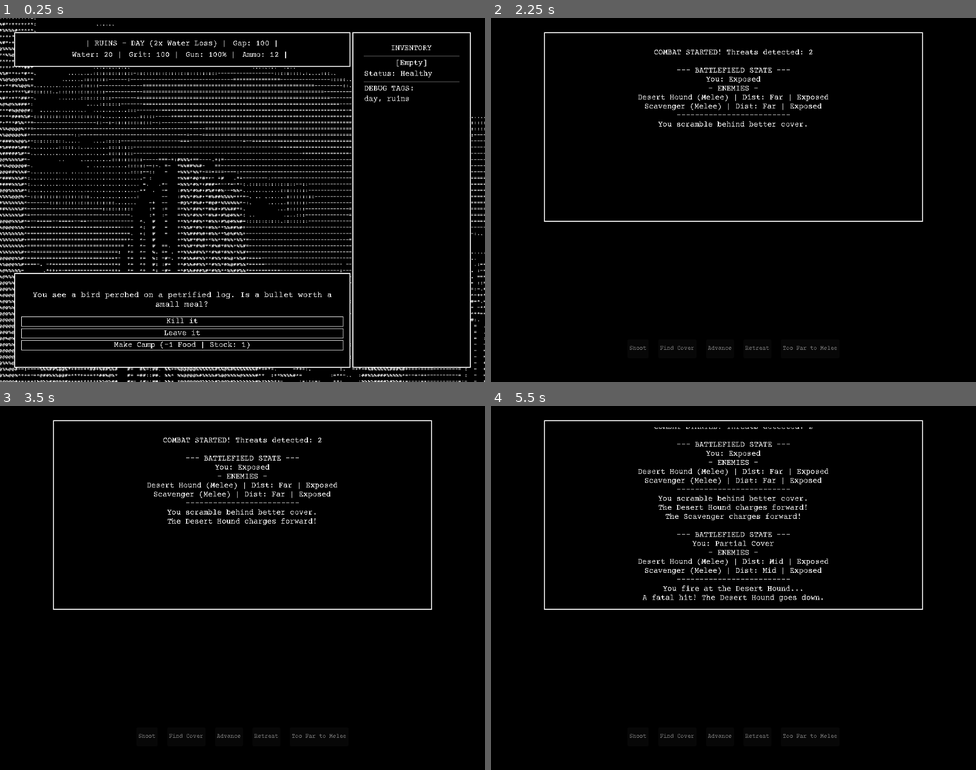
Above: before the commit, frames 1-4 (two rows, left to right).
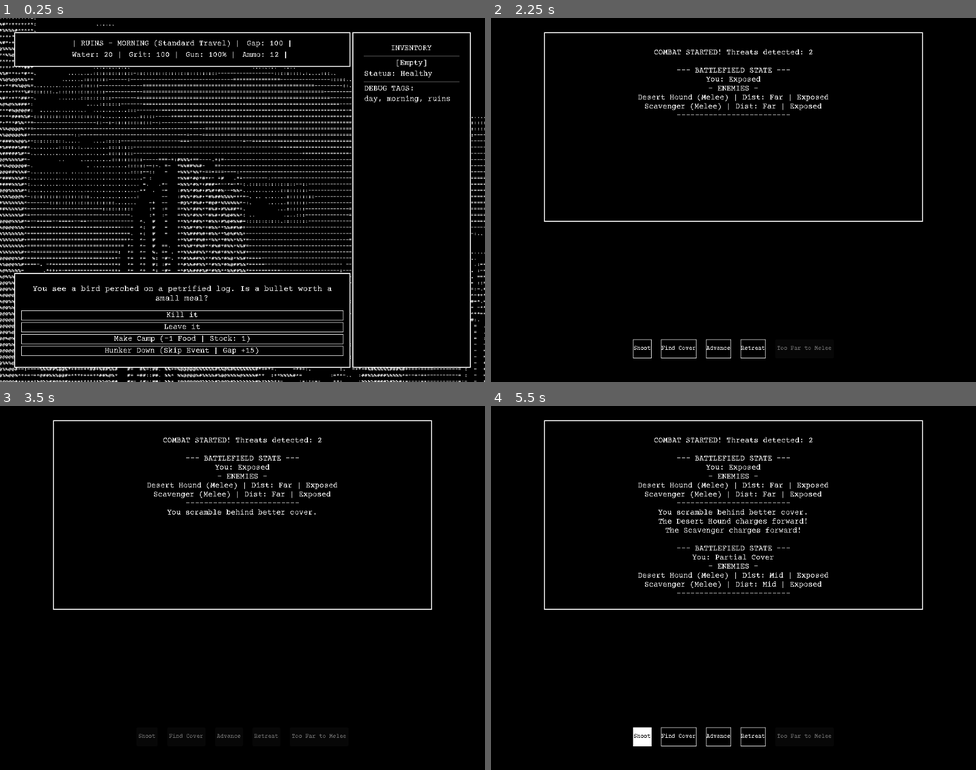
Above: after the commit, the same moments.

Repository: JoelSpicer/Across-The-Desert
Game: Godot game, scene res://Scene/MainGame.tscn
Same seed, same stepped clock (60 frames per second), same inputs: the game is played once before the commit and once after it.
Inputs (mouse positions are in pixels of both pictures, inside the frame that each line leads up to):
- Up to frame 1 (0.25 s): no input
- Up to frame 2 (2.25 s): click "Kill it" at 0.5 s; click "Draw your weapon." at 1.25 s; click "Hand over your supplies." at 2 s
- Up to frame 3 (3.5 s): click (184, 744) at 2.75 s, where only the run after the commit has a clickable "Hunker Down (Skip Event | Gap…"
- Up to frame 4 (5.5 s): click (675, 744) at 3.5 s, where only the run after the commit has a clickable "Hunker Down (Skip Event | Gap…"; click "Make Camp (-1 Food | Stock: 2)" at 4.25 s; click (641, 737) at 5 s, where only the run before the commit has a clickable "Shoot"

The runs differ from the first frame. In frame 1, 3.6% of the frame differs, in the area x 4-93%, y 6-93%; in frame 2, 0.6%; in frame 3, 0.2%; in frame 4, 4.9%, in the area x 28-72%, y 5-94%.

Commit message:
day cycle and skip event

Diff:
--- a/Scene/MainGame.tscn
+++ b/Scene/MainGame.tscn
@@ -213,6 +213,20 @@
 theme_override_styles/focus = SubResource("StyleBoxFlat_BtnHover")
 text = "Make Camp"
 
+[node name="RestButton" type="Button" parent="MarginContainer/HBoxContainer/LeftColumn/BottomPanel/VBoxContainer/ActionButtons" unique_id=1868215850]
+unique_name_in_owner = true
+layout_mode = 2
+theme_override_colors/font_color = Color(1, 1, 1, 1)
+theme_override_colors/font_focus_color = Color(0, 0, 0, 1)
+theme_override_colors/font_pressed_color = Color(0, 0, 0, 1)
+theme_override_colors/font_hover_color = Color(0, 0, 0, 1)
+theme_override_font_sizes/font_size = 16
+theme_override_styles/normal = SubResource("StyleBoxFlat_BtnNormal")
+theme_override_styles/pressed = SubResource("StyleBoxFlat_BtnHover")
+theme_override_styles/hover = SubResource("StyleBoxFlat_BtnHover")
+theme_override_styles/focus = SubResource("StyleBoxFlat_BtnHover")
+text = "Make Camp"
+
 [node name="InventoryPanel" type="PanelContainer" parent="MarginContainer/HBoxContainer" unique_id=1367925486]
 custom_minimum_size = Vector2(250, 0)
 layout_mode = 2
--- a/Scripts/EventManager.gd
+++ b/Scripts/EventManager.gd
@@ -186,13 +186,22 @@
 		combat_enemy = current_event.choice_2_triggers_combat # NEW
 		settlement_name = current_event.choice_2_opens_settlement
 
-	# 2. Apply Day/Night Modifiers
-	if GameState.is_day:
-		if water_cost < 0: water_cost *= 2
-	else:
-		if water_cost < 0: water_cost = 0
-		if grit_cost < 0: grit_cost *= 2
-		gap_penalty -= 5
+	# 2. Apply Time-of-Day Event Modifiers
+	match GameState.time_index:
+		1: # HIGH NOON
+			# Strenuous actions in the midday sun cost double the water
+			if water_cost < 0:
+				water_cost *= 2
+		3: # MIDNIGHT
+			# The dark makes tasks terrifying (double grit) but easier to stay hidden (gap bonus)
+			if water_cost < 0:
+				water_cost = 0
+			if grit_cost < 0:
+				grit_cost *= 2
+			gap_penalty -= 5
+		0, 2: # MORNING & EVENING
+			# Standard event costs apply during the temperate hours
+			pass
 
 	# 3. Apply stats
 	GameState.modify_water(water_cost)
--- a/Scripts/GameState.gd
+++ b/Scripts/GameState.gd
@@ -13,7 +13,9 @@
 var loop_count: int = 0
 var has_horn_of_eld: bool = false
 var current_afflictions: Array[String] = []
-var is_day: bool = true
+
+const TIME_STATES = ["Morning", "High Noon", "Evening", "Midnight"]
+var time_index: int = 0
 
 var death_reason: String = "" # Stores the specific failure message
 var is_dead: bool = false
@@ -122,9 +124,58 @@
 	stats_changed.emit()
 
 func advance_time():
-	# Flip the boolean (if true, becomes false; if false, becomes true)
-	is_day = !is_day
-	stats_changed.emit()
+	# 1. Rotate the clock forward (0 = Morning, 1 = High Noon, 2 = Evening, 3 = Midnight)
+	time_index = (time_index + 1) % 4
+
+	# 2. Establish the baseline cost for traveling between nodes
+	var water_loss = 1
+	var grit_loss = 1
+
+	# 3. Apply Time-of-Day specific multipliers and status hazards
+	match time_index:
+		1: # HIGH NOON
+			# Double the water loss due to extreme heat
+			water_loss *= 2
+
+			# 30% chance to gain heat exhaustion during peak day hours
+			if randi() % 100 < 30 and not current_afflictions.has("exhausted"):
+				current_afflictions.append("exhausted")
+
+		3: # MIDNIGHT
+			# Double the grit loss due to freezing temperatures and paranoia
+			grit_loss *= 2
+
+			# 20% chance to dirty your weapon while stumbling in the dark
+			if randi() % 100 < 20 and not current_afflictions.has("dirty"):
+				current_afflictions.append("dirty")
+
+	# 4. Apply the final calculated losses to the global stats
+	modify_water(water_loss)
+	modify_grit(grit_loss)
+
+	# 5. Trigger the standard affliction loop (if active)
+	process_afflictions()
+
+	# 6. Broadcast the changes to the UI to trigger the visual flash
+	stats_changed.emit()
+
+	# 7. Check if the time/travel hazards just triggered a Game Over state
+	_check_death_states()
+
+func rest_in_place():
+	# 1. Rotate the clock forward
+	time_index = (time_index + 1) % 4
+
+	# 2. Minimal survival cost for sitting in the shade (no travel exhaustion)
+	#modify_water(-2)
+
+	# 3. CRITICAL PENALTY: You stopped moving, but the Man in Black didn't.
+	modify_gap(+15)
+
+	# 4. Trigger afflictions and update UI
+	process_afflictions()
+	stats_changed.emit()
+	_check_death_states()
 
 func modify_food(amount: int):
 	food += amount
@@ -233,11 +284,18 @@
 func get_current_keywords() -> Array[String]:
 	var keywords: Array[String] = []
 
-	# 1. Add environmental tags
-	if is_day:
+	# 1. Add broad environmental tags for legacy events
+	if time_index == 0 or time_index == 1:
 		keywords.append("day")
 	else:
 		keywords.append("night")
+
+	# 1b. Add highly specific time tags for granular event control
+	match time_index:
+		0: keywords.append("morning")
+		1: keywords.append("noon")
+		2: keywords.append("evening")
+		3: keywords.append("midnight")
 
 	# 2. Add the current biome tag!
 	keywords.append(current_biome)
--- a/Scripts/Maingame.gd
+++ b/Scripts/Maingame.gd
@@ -8,6 +8,7 @@
 @onready var btn_choice_1 = %Choice1Button
 @onready var btn_choice_2 = %Choice2Button
 @onready var btn_make_camp = %MakeCampButton
+@onready var btn_rest = %RestButton
 
 @onready var label_time = %TimeLabel
 @onready var label_water = %WaterLabel
@@ -25,6 +26,7 @@
 # System Managers
 @onready var event_manager = $EventManager
 @onready var ascii_background = $BackgroundLayer
+
 
 # ------------------------------------------------------------------------
 # STAT TRACKING VARIABLES (For Tweens)
@@ -80,6 +82,7 @@
 	btn_choice_1.pressed.connect(_on_choice_1_pressed)
 	btn_choice_2.pressed.connect(_on_choice_2_pressed)
 	btn_make_camp.pressed.connect(_on_make_camp_pressed)
+	btn_rest.pressed.connect(_on_rest_pressed)
 
 	# Kick off the game loop by triggering the very first event
 	if event_manager:
@@ -90,11 +93,18 @@
 # ------------------------------------------------------------------------
 func update_hud():
 	# 1. TIME & LOCATION DISPLAY
-	var time_string = "DAY (2x Water Loss)"
-	if not GameState.is_day:
-		time_string = "NIGHT (2x Grit Loss)"
-
-	label_time.text = " | " + GameState.current_biome.to_upper() + " - " + time_string + " | "
+	var time_name = GameState.TIME_STATES[GameState.time_index].to_upper()
+	var hazard_warning = ""
+
+	# Append a mechanical warning to the UI based on the current time state
+	match GameState.time_index:
+		0: hazard_warning = " (Standard Travel)"
+		1: hazard_warning = " (High Water Loss / Heat Risk)"
+		2: hazard_warning = " (Standard Travel)"
+		3: hazard_warning = " (High Grit Loss / Gear Risk)"
+
+	label_time.text = " | " + GameState.current_biome.to_upper() + " - " + time_name + hazard_warning + " | "
+
 
 	# 2. CORE STAT LABELS
 	label_water.text = "Water: " + str(GameState.water) + " | "
@@ -167,6 +177,15 @@
 	else:
 		btn_make_camp.disabled = true
 		btn_make_camp.text = "No Food to Camp"
+
+	btn_rest.text = "Hunker Down (Skip Event | Gap +15)"
+
+	# Optional: Disable the button if the boss is already breathing down their neck
+	if GameState.gap_distance <= 15:
+		btn_rest.disabled = true
+		btn_rest.text = "He's too close to rest!"
+	else:
+		btn_rest.disabled = false
 
 	# 4. DEBUG TAGS & STATUS AFFLICTIONS
 	var current_tags = GameState.get_current_keywords()
@@ -293,6 +312,13 @@
 		var camp_instance = CAMP_PHASE_SCENE.instantiate()
 		add_child(camp_instance)
 
+func _on_rest_pressed():
+	# 1. Let time pass safely without travel penalties
+	GameState.rest_in_place()
+
+	# 2. Draw a new event (effectively letting you skip the current encounter)
+	event_manager.trigger_random_event()
+
 # ------------------------------------------------------------------------
 # DEATH & BOSS STATES
 # ------------------------------------------------------------------------
